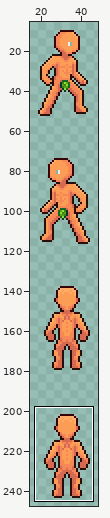
Edited in one commit: pixel-art file (Assets/Main/Art/Player/123.aseprite). The picture above shows the old version from afar; the outline marks the close-up.
Close-up. Before the commit:
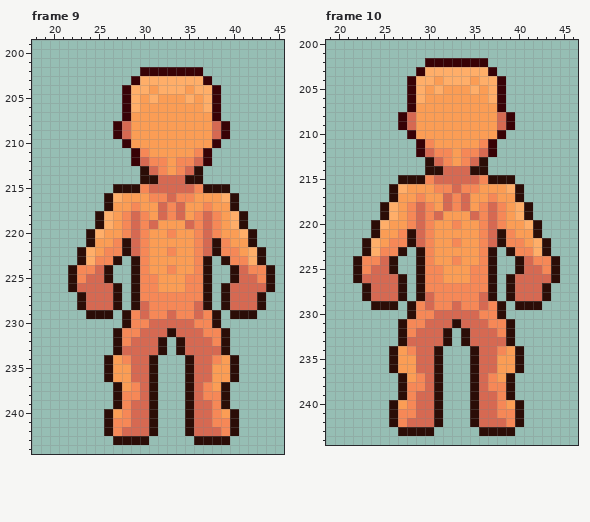
64x256 pixels, 10 frames. Shown: frame 9: x 18..45, y 199..244; frame 10: x 19..46, y 200..244. The wide view leaves out empty margins. The commit also changed other frames or places, which this record leaves out.
After the commit:
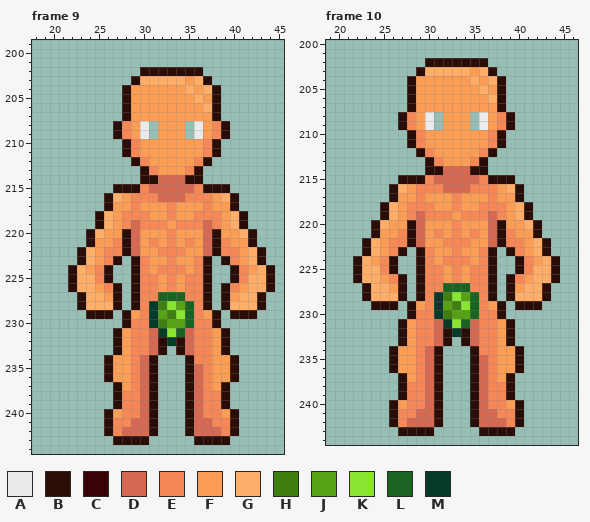
Palette (. is transparent): A #ebebeb  B #2b0d07  C #380206  D #d66952  E #f68857  F #fb9d55  G #ffae69  H #3f7f11  J #57a114  K #89e532  L #196323  M #063a2b
Edits made:
--- frame 9, layer "Body"
@@ x 18..45 @@
 201 ............................
-202 ............CCCCCCC.........
-203 ...........CGGGGGGGC........
-204 ..........CGGFGGGFGGC.......
-205 ..........CGFGFFFGFGC.......
-206 ..........CGFFFFFFFGC.......
-207 ..........CFFFFFFFFFC.......
-208 .........CDFFFFFFFFFDC......
-209 .........CDFFFFFFFFFDC......
-210 ..........CFFFFFFFFFC.......
-211 ...........CEFFFFFEC........
-212 ...........CDEEFEEDC........
-213 ............BDEFEDB.........
+202 ............BBBBBBB.........
+203 ...........BGGGGGFGB........
+204 ..........BFFFFFFGFGB.......
+205 ..........BFFFFFFFGFB.......
+206 ..........BFFFFFFFFGB.......
+207 ..........BFFFFFFFFFB.......
+208 .........BEFA.FFF.AFEB......
+209 .........BEFA.FFF.AFEB......
+210 ..........BEFFFFFFFEB.......
+211 ..........BEFFFFFFFEB.......
+212 ...........BEFFFFFEB........
+213 ............BEFFFEB.........
 214 ............BBDDDBB.........
 215 .........BBBEDDDDDEBBB......
-216 ........BGFFFEEDEEFFFGB.....
-217 ........BFFEFFDEDFFEFFB.....
-218 .......BGFEDEFDEDFEDEFGB....
-219 .......BGFEDEDFFFDEDEFGB....
-220 ......BGFFEDEFFEFFEDEFFGB...
-221 ......BFFEBDEFFFFFEDBEFFB...
-222 .....BGFEEBDEFFEFFEDBEEFGB..
-223 .....BGEEB.BEFFFFFEB.BEEGB..
-224 ....BEEDB..BEFFEFFEB..BDEEB.
-225 ....BEDDB..BEEFFFEEB..BDDEB.
-226 ....BDDDDB.BEEFFFEEB.BDDDDB.
-227 .....BDDDB.BEEEEEEEB.BDDDB..
-228 .....BDDDB.BDEEEEEDB.BDDDB..
-229 ......BBB.BEDEEDEEDEB.BBB...
-230 ..........BEEDDDDDEEB.......
-231 .........BEEDDDBDDDEEB......
-232 .........BEDDDB.BDDDEB......
-233 .........BDDDDB.BDDDDB......
-234 ........BFEDDB...BDDEFB.....
-235 ........BFFDDB...BDDFFB.....
-236 ........BFFDDB...BDDFFB.....
+216 ........BGFEEEDDDEEEFGB.....
+217 ........BFFEFFFEFFFEFFB.....
+218 .......BGFEEEFFEFFEEEFGB....
+219 .......BGFEDEEEFEEEDEFGB....
+220 ......BGFFBDFFFEFFFDBFFGB...
+221 ......BFFEBDFEFEFEFDBEFFB...
+222 .....BGFEEBDFFEEEFFDBEEFGB..
+223 .....BGFEB.BEFFEFFEB.BEFGB..
+224 ....BGFEB..BEFEEEFEB..BEFGB.
+225 ....BGGEB..BEEFEFEEB..BEGGB.
+226 ....BGGFEB.BEEFEFEEB.BEFGGB.
+227 .....BGGFB.BEELLLEEB.BFGGB..
+228 .....BGGGB.BEMHKJLEB.BGGGB..
+229 ......BBB.BFEMJHKLEFB.BBB...
+230 ..........BEEMHJJLEEB.......
+231 .........BFEEDMKLDEEFB......
+232 .........BFEEDBMBDEEFB......
+233 .........BFEEDB.BDEEFB......
+234 ........BFFEDB...BEEFFB.....
+235 ........BFFEDB...BDEFFB.....
+236 ........BFFEDB...BDEFFB.....
 237 .........BFEDB...BDEFB......
 238 .........BEEDB...BDEEB......
-239 .........BEDDB...BDDEB......
-240 ........BFEDDB...BDDEFB.....
+239 .........BEEDB...BDEEB......
+240 ........BFEEDB...BDEEFB.....
 241 ........BEEDDB...BDDEEB.....
--- frame 10, layer "Body"
@@ x 19..46 @@
 201 ............................
-202 ...........CCCCCCC..........
-203 ..........CGGGGGGGC.........
-204 .........CGGFGGGFGGC........
-205 .........CGFGFFFGFGC........
-206 .........CGFFFFFFFGC........
-207 .........CFFFFFFFFFC........
-208 ........CDFFFFFFFFFDC.......
-209 ........CDFFFFFFFFFDC.......
-210 .........CFFFFFFFFFC........
-211 ..........CEFFFFFEC.........
-212 ..........CDEEFEEDC.........
-213 ...........BDEFEDB..........
+202 ...........BBBBBBB..........
+203 ..........BGGGGGFGB.........
+204 .........BFFFFFFGFGB........
+205 .........BFFFFFFFGFB........
+206 .........BFFFFFFFFGB........
+207 .........BFFFFFFFFFB........
+208 ........BEFA.FFF.AFEB.......
+209 ........BEFA.FFF.AFEB.......
+210 .........BEFFFFFFFEB........
+211 .........BEFFFFFFFEB........
+212 ..........BEFFFFFEB.........
+213 ...........BEFFFEB..........
 214 ...........BBDDDBB..........
 215 ........BBBEDDDDDEBBB.......
-216 .......BGFFFEEDEEFFFGB......
-217 .......BFFEFFDEDFFEFFB......
-218 ......BGFEDEFDEDFEDEFGB.....
-219 ......BGFEDEDFFFDEDEFGB.....
-220 .....BGFFEDEFFEFFEDEFFGB....
-221 .....BFFEBDEFFFFFEDBEFFB....
-222 ....BGFEEBDEFFEFFEDBEEFGB...
-223 ....BGEEB.BEFFFFFEB.BEEGB...
-224 ...BEEDB..BEFFEFFEB..BDEEB..
-225 ...BEDDB..BEEFFFEEB..BDDEB..
-226 ...BDDDDB.BEEFFFEEB.BDDDDB..
-227 ....BDDDB.BEEEEEEEB.BDDDB...
-228 ....BDDDB.BDEEEEEDB.BDDDB...
-229 .....BBB.BEDEEDEEDEB.BBB....
-230 .........BEEDDDDDEEB........
-231 ........BEEDDDBDDDEEB.......
-232 ........BEDDDB.BDDDEB.......
-233 ........BDDDDB.BDDDDB.......
-234 .......BFEDDB...BDDEFB......
-235 .......BFFDDB...BDDFFB......
-236 .......BFFDDB...BDDFFB......
+216 .......BGFEEEDDDEEEFGB......
+217 .......BFFEFFFEFFFEFFB......
+218 ......BGFEEEFFEFFEEEFGB.....
+219 ......BGFEDEEEFEEEDEFGB.....
+220 .....BGFFBDFFFEFFFDBFFGB....
+221 .....BFFEBDFEFEFEFDBEFFB....
+222 ....BGFEEBDFFEEEFFDBEEFGB...
+223 ....BGFEB.BEFFEFFEB.BEFGB...
+224 ...BGFEB..BEFEEEFEB..BEFGB..
+225 ...BGGEB..BEEFEFEEB..BEGGB..
+226 ...BGGFEB.BEEFEFEEB.BEFGGB..
+227 ....BGGFB.BEELLLEEB.BFGGB...
+228 ....BGGGB.BEMHKJLEB.BGGGB...
+229 .....BBB.BFEMJHKLEFB.BBB....
+230 .........BEEMHJJLEEB........
+231 ........BFEEDMKLDEEFB.......
+232 ........BFEEDBMBDEEFB.......
+233 ........BFEEDB.BDEEFB.......
+234 .......BFFEDB...BEEFFB......
+235 .......BFFEDB...BDEFFB......
+236 .......BFFEDB...BDEFFB......
 237 ........BFEDB...BDEFB.......
 238 ........BEEDB...BDEEB.......
-239 ........BEDDB...BDDEB.......
-240 .......BFEDDB...BDDEFB......
+239 ........BEEDB...BDEEB.......
+240 .......BFEEDB...BDEEFB......
 241 .......BEEDDB...BDDEEB......
Where, in picture pixels (left, top, right, bottom), the same in both close-ups:
changed: (77, 67, 266, 418)
changed: (362, 58, 551, 409)
